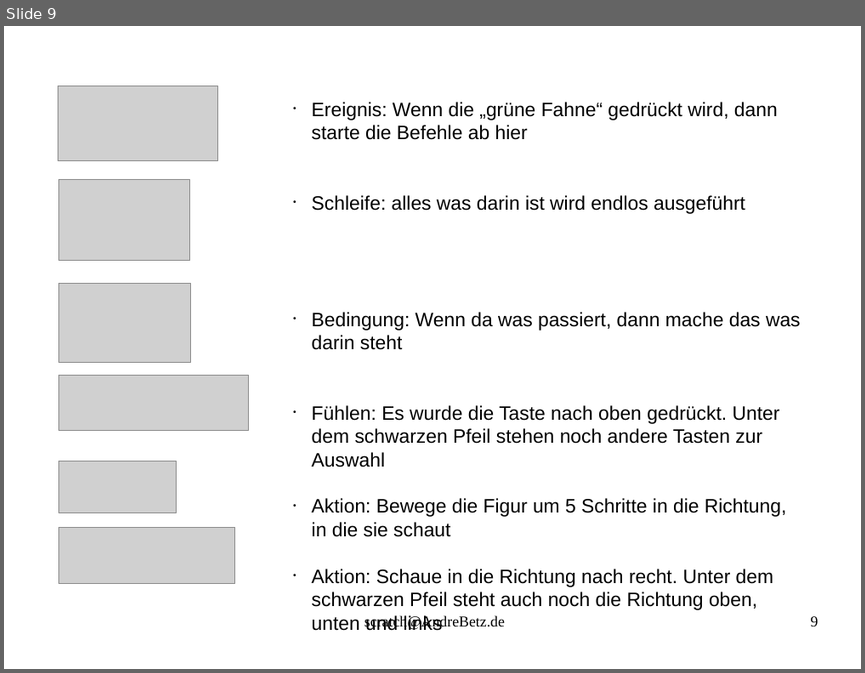
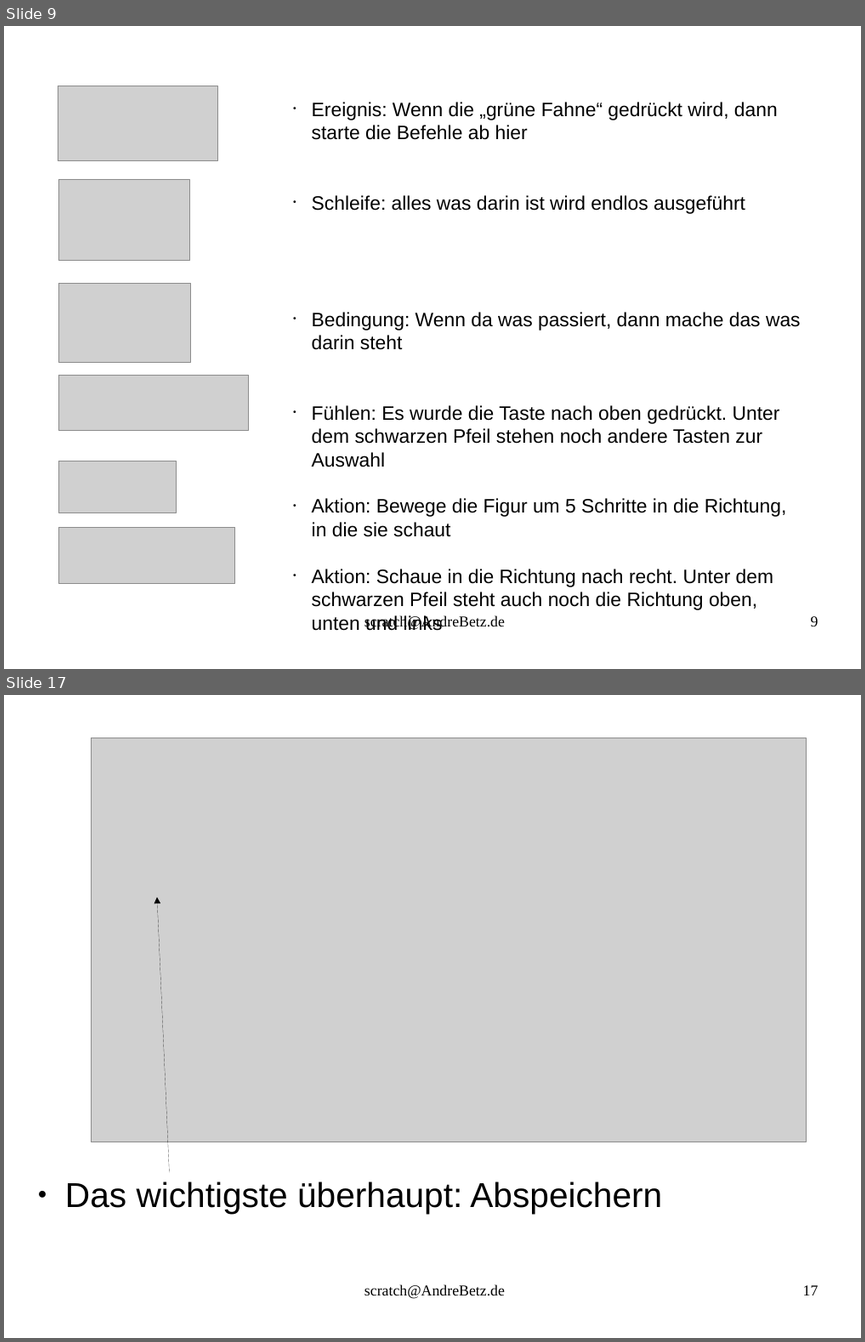
Before and after one commit to sky4walk/documents, a slide deck: ProgrammierkursScratchSpiel.odp. Shown one above the other, each under a label of ours: slide 9 before the commit, slides 9 and 17 after it; the slides between them are not shown. The pictures are 865x673 and 865x1342 pixels, drawn with LibreOffice and Linux fonts; fonts in the diff are those of the drawing; grey boxes stand for pictures. Boxes give left, top, right and bottom in pixels: in the first picture for what was removed or moved away, otherwise in the second. Text is boxed around its words. In the diff, an @@ line names an element or a change of style, - is before the commit and + after.

```diff
--- a/ProgrammierkursScratchSpiel.odp
+++ b/ProgrammierkursScratchSpiel.odp
@@ slide 17 added at (4, 695, 861, 1338), background #FFFFFF @@
@@ picture added at (91, 737, 806, 1142) @@
@@ arrow added from (170, 1173) to (157, 897), #000000 0 pt @@
@@ text added at (65, 1181, 662, 1213), 32 pt, text #000000 @@
+● Das wichtigste überhaupt: Abspeichern
@@ text added at (364, 1284, 505, 1299), 14 pt, text #000000 @@
+scratch@AndreBetz.de
@@ page number added at (803, 1285, 818, 1295), 14 pt, text #000000 @@
+17
```
Also in this commit, not shown: 8 other slides added, 1 other file.
